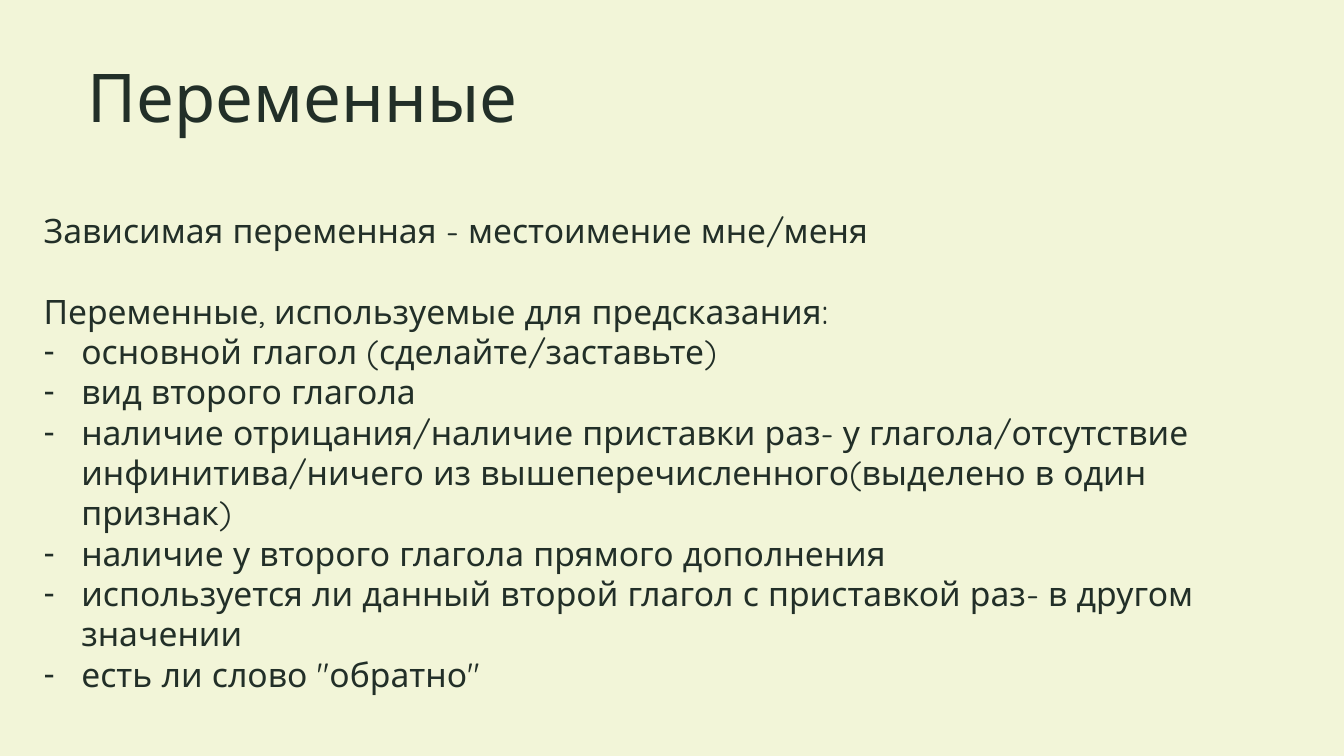
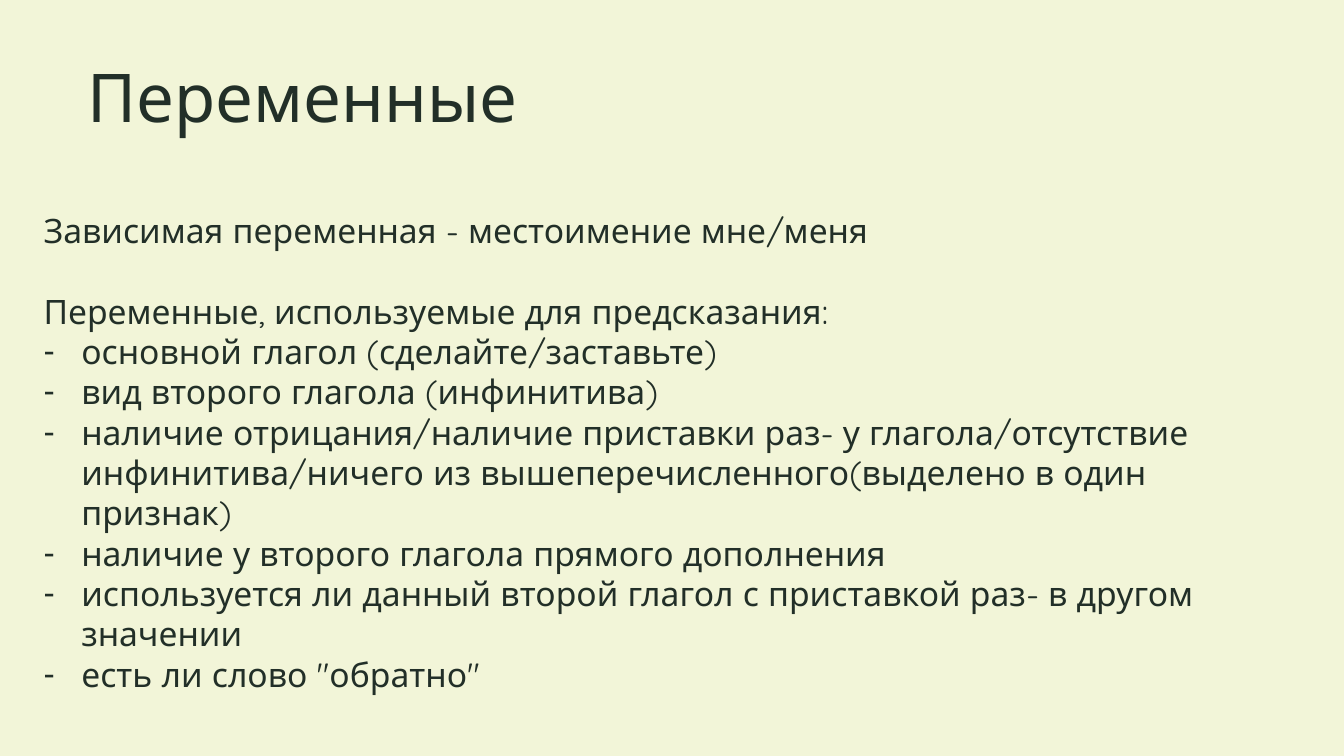
Before and after one commit to Lera-Z/hsecxg, a slide deck: slide 6 of Презентация.pptx. Drawn at 1344x756 pixels with LibreOffice and Linux fonts; fonts in the diff are those of the drawing. Boxes give left, top, right and bottom in pixels: in the first picture for what was removed or moved away, otherwise in the second. Text is boxed around its words. In the diff, an @@ line names an element or a change of style, - is before the commit and + after.

```diff
--- a/Презентация.pptx
+++ b/Презентация.pptx
@@ text at [81, 378, 646, 412]: text changed @@
-– вид второго глагола
+– вид второго глагола (инфинитива)
```
Also in this commit, not shown: 3 other slides changed, 3 other files.
